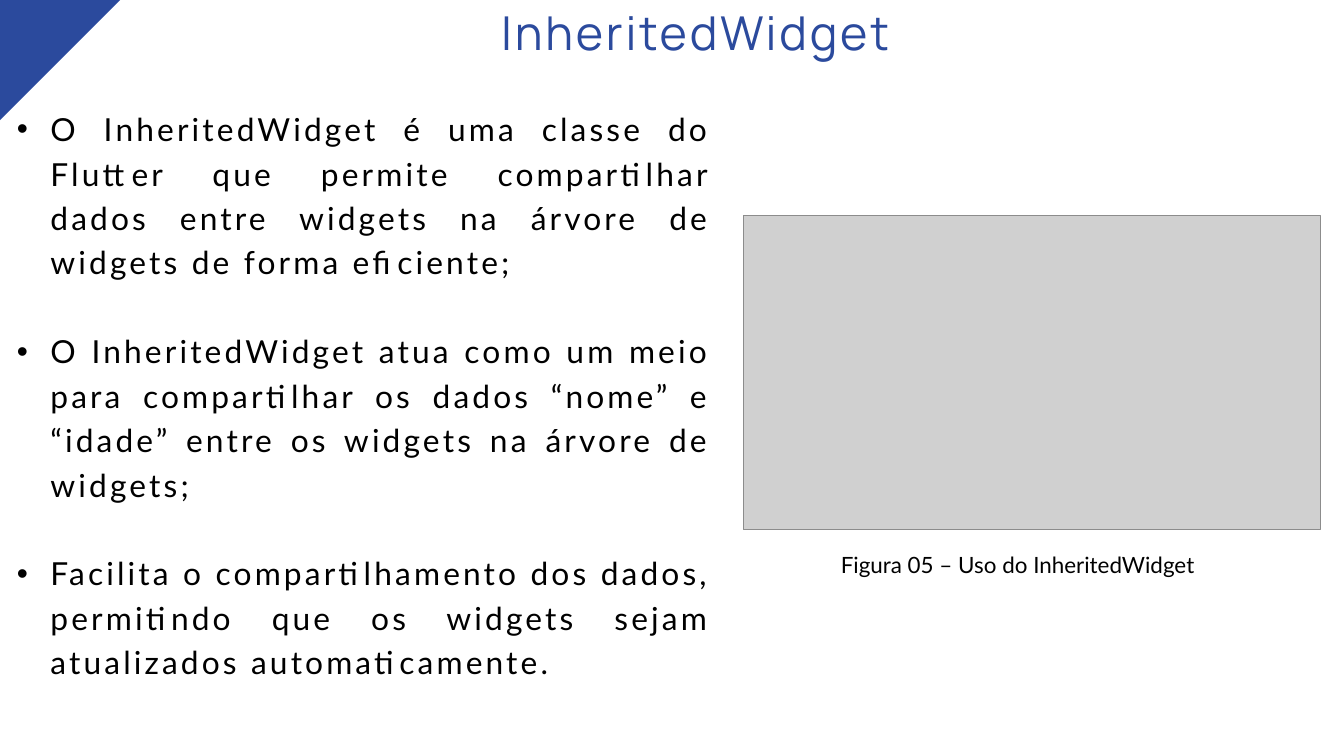
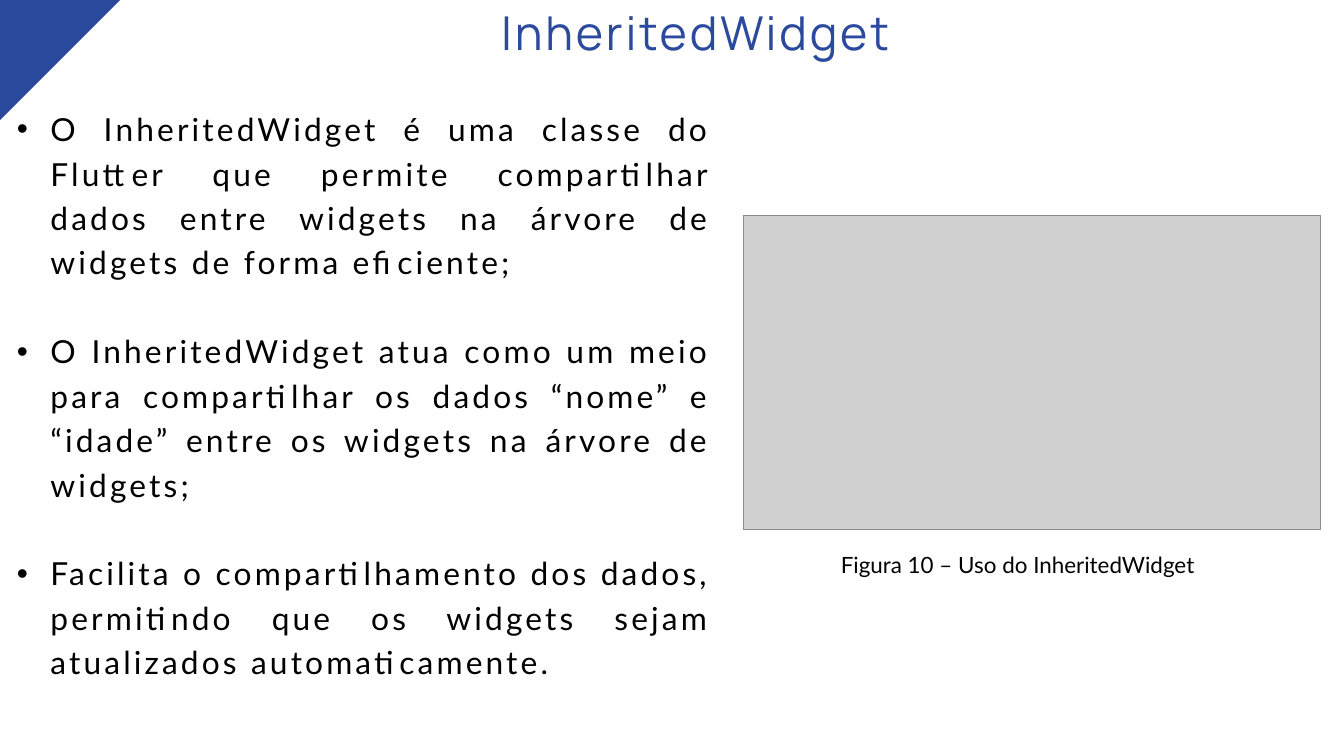
Before and after one commit to marcosdosea/TreinamentoFlutter, a slide deck: slide 19 of Aula11-Manipulação de Estados/Aula11-Manipulação de Estados.pptx (slide 9 before the commit). Drawn at 1344x756 pixels with LibreOffice and Linux fonts; fonts in the diff are those of the drawing; grey boxes stand for pictures. Boxes give left, top, right and bottom in pixels: in the first picture for what was removed or moved away, otherwise in the second. Text is boxed around its words. In the diff, an @@ line names an element or a change of style, - is before the commit and + after.

```diff
--- a/Aula11-Manipulação de Estados/Aula11-Manipulação de Estados.pptx
+++ b/Aula11-Manipulação de Estados/Aula11-Manipulação de Estados.pptx
@@ text at box(841, 556, 1194, 577): text changed @@
-Figura 05 – Uso do InheritedWidget
+Figura 10 – Uso do InheritedWidget
```
Also in this commit, not shown: 8 other slides changed, 10 slides added, 1 other file.
